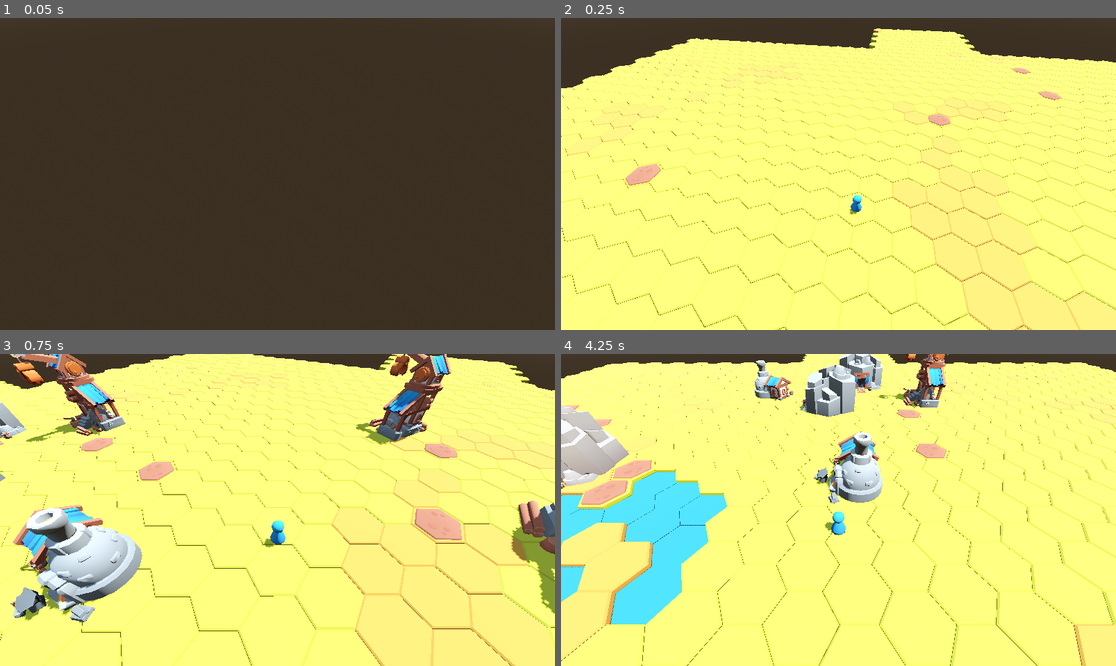
Above: before the commit, frames 1-4 (two rows, left to right).
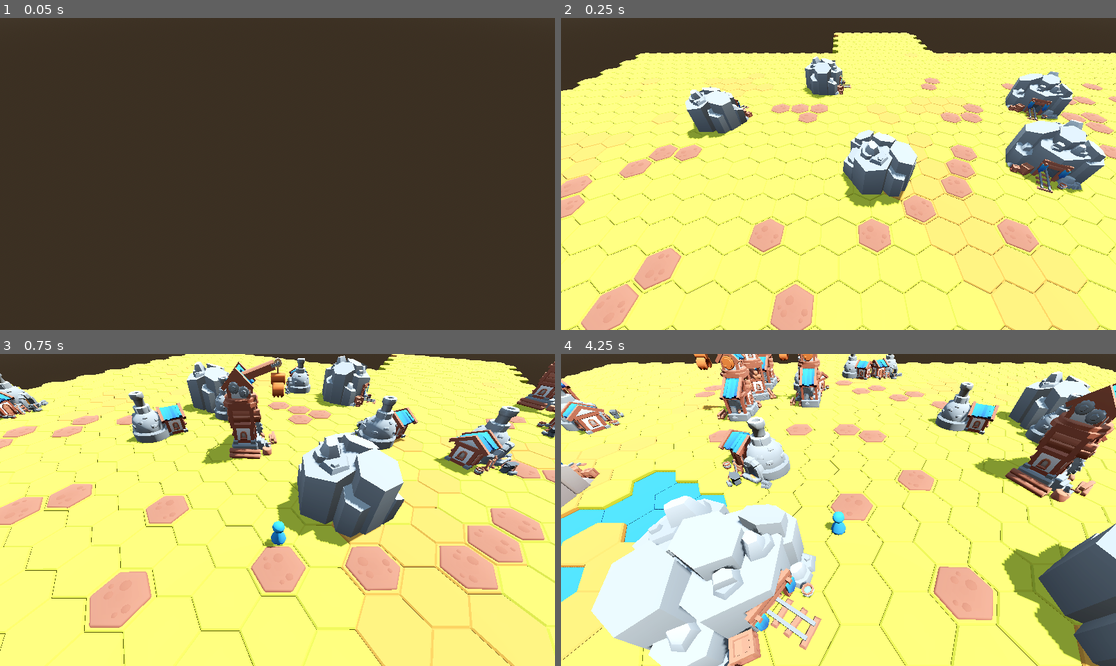
Above: after the commit, the same moments.

Repository: torbenvanassche/hexes_and_alchemy
Game: Godot game, scene res://scenes/root.tscn
Same seed, same stepped clock (60 frames per second), same inputs: the game is played once before the commit and once after it.
Inputs (mouse positions are in pixels of both pictures, inside the frame that each line leads up to):
- Up to frame 1 (0.05 s): no input
- Up to frame 2 (0.25 s): no input
- Up to frame 3 (0.75 s): tap Enter at 0.5 s; move the mouse to (399, 494) at 0.52 s; hold S (camera_pan_backward) from 0.53 s (still down); click (399, 494) at 0.67 s
- Up to frame 4 (4.25 s): release S (camera_pan_backward) at 1.25 s; drag from (727, 525) to (810, 572) at 1.27 s; move the mouse to (894, 441) at 2.02 s; hold A (camera_pan_left) 2.03-2.75 s; click (894, 441) at 2.17 s; drag from (810, 572) to (672, 463) at 2.77 s; move the mouse to (1005, 556) at 3.52 s; tap Q (camera_rotate_left) at 3.6 s; click (1005, 556) at 3.67 s

Frame 1 is identical in both runs. In frame 2, 28% of the frame differs, in the area x 0-100%, y 3-100%; in frame 3, 40%; in frame 4, 45%, in the area x 0-100%, y 0-100%.

Commit message:
fixed generation

Diff:
--- a/resources/structure_info/spawnable_mine.tres
+++ b/resources/structure_info/spawnable_mine.tres
@@ -13,7 +13,7 @@
 script = ExtResource("3_gi0i3")
 max_per_region_size = SubResource("Curve_nqdss")
 required_space_radius = 1
-minimum_distance_from_other_structures = 3
+minimum_distance_from_other_structures = 5
 spawn_weight = 0.5
 interaction_script = ExtResource("1_naaes")
 id = "spawnable_mines"
--- a/scripts/hex_system/base/region_instance.gd
+++ b/scripts/hex_system/base/region_instance.gd
@@ -5,6 +5,9 @@
 var hexes: Dictionary[Vector3i, HexBase] = {}
 var structures: Dictionary[Vector3i, StructureInfo] = {}
 var hex_grid: HexGrid;
+
+var structure_caps: Dictionary[StructureInfo, int] = {}
+var structure_counts: Dictionary[StructureInfo, int] = {}
 
 func _init(p_info: RegionInfo, grid: HexGrid) -> void:
 	hex_grid = grid;
@@ -25,13 +28,6 @@
 func remove_hex(coord: Vector3i) -> void:
 	hexes.erase(coord);
 
-func _count_structures(inst: RegionInstance, pInfo: StructureInfo) -> int:
-	var count := 0
-	for s in inst.structures.values():
-		if s == pInfo:
-			count += 1
-	return count
-
 func render_debug_region() -> void:
 	var clr := Color(randf_range(0, 1), randf_range(0, 1), randf_range(0, 1));
 	for hex: HexBase in hexes.values():
@@ -39,16 +35,16 @@
 		mat.albedo_color = clr;
 		hex.ground_mesh.material_override = mat;
 
+func _required_distance(a: StructureInfo, b: StructureInfo) -> int:
+	return (a.required_space_radius + b.required_space_radius + max(a.minimum_distance_from_other_structures, b.minimum_distance_from_other_structures))
+
 func _pick_structure() -> StructureInfo:
-	var total_weight := info.structure_fail_weight
-	var cumulative: Array[float] = [total_weight]
-	var candidates: Array[StructureInfo] = [null]
+	var total_weight := 0.0
+	var candidates: Array[StructureInfo] = []
+	var cumulative: Array[float] = []
 
-	for s: StructureInfo in info.structures.keys():
-		var max_allowed := s.get_max_count(hexes.size())
-		var current := _count_structures(self, s)
-
-		if max_allowed > 0 and current > max_allowed:
+	for s: StructureInfo in structure_caps.keys():
+		if structure_counts[s] >= structure_caps[s]:
 			continue
 
 		var weight := info.structures[s] * s.spawn_weight
@@ -59,7 +55,7 @@
 		candidates.append(s)
 		cumulative.append(total_weight)
 
-	if total_weight <= 0.0:
+	if total_weight == 0.0:
 		return null
 
 	var r := randf() * total_weight
@@ -69,33 +65,73 @@
 
 	return null
 
-func _can_place_structure_at(candidate_id: Vector3i, candidate: StructureInfo) -> bool:
-	for region_info: RegionInfo in hex_grid.region_instances.keys():
-		for region_instance: RegionInstance in hex_grid.region_instances[region_info]:
-			for structure_position in region_instance.structures.keys():
-				var structureInfo: StructureInfo = region_instance.structures[structure_position];
-				var required_distance: int = (candidate.required_space_radius + structureInfo.required_space_radius + max(candidate.minimum_distance_from_other_structures, structureInfo.minimum_distance_from_other_structures))
-				if GridUtils.cube_distance(structure_position, candidate_id) < required_distance:
-					return false
+
+func _compute_structure_caps() -> void:
+	structure_caps.clear()
+	var region_size := hexes.size()
+
+	for s: StructureInfo in info.structures.keys():
+		var cap := s.get_max_count(region_size)
+		if cap > 0:
+			structure_caps[s] = cap
+
+	structure_counts.clear()
+	for s in structure_caps.keys():
+		structure_counts[s] = 0
+
+func _can_place_structure_at(pos: Vector3i, candidate: StructureInfo) -> bool:
+	for region_instance: RegionInstance in hex_grid.region_instances[info]:
+		for other_pos: Vector3i in region_instance.structures.keys():
+			var other: StructureInfo = region_instance.structures[other_pos]
+			if GridUtils.cube_distance(pos, other_pos) < _required_distance(candidate, other):
+				return false
+
 	return true
+
 
 func generate_structures_for_region() -> void:
 	if info.structures.is_empty():
 		return
 
+	_compute_structure_caps()
+
 	var available_hexes: Array[Vector3i] = hexes.keys()
 	available_hexes.shuffle()
 
-	while not available_hexes.is_empty():
+	var max_total := 0
+	for cap in structure_caps.values():
+		max_total += cap
+
+	var target_count := mini(max_total, hexes.size())
+	var placed_total := 0
+
+	while placed_total < target_count and not available_hexes.is_empty():
 		var structure := _pick_structure()
 		if structure == null:
 			break
 
-		var hex_id := available_hexes.pop_back() as Vector3i;
-		var hex := hex_grid.get_hex_at_world_position(hex_id);
-		if hex_grid.chunks[Vector2i(0,0)].hexes.has(hex):
-			continue
+		var placed := false
 
-		if hex && hex.can_generate && _can_place_structure_at(hex_id, structure):
+		for attempt in 5:
+			var hex_id: Vector3i = available_hexes.pick_random()
+			var hex := hex_grid.get_hex_at_world_position(hex_id)
+
+			if not hex or not hex.can_generate:
+				continue
+
+			if not _can_place_structure_at(hex_id, structure):
+				continue
+
 			structures[hex_id] = structure
-			hex_grid.get_hex_at_world_position(hex_id).set_structure(structure);
+			hex.set_structure(structure)
+
+			structure_counts[structure] += 1
+			available_hexes.erase(hex_id)
+
+			placed_total += 1
+			placed = true
+			break
+
+		if not placed:
+			# No valid spot found for this structure anymore
+			structure_counts[structure] = structure_caps[structure]
